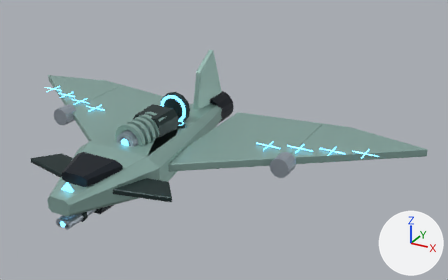
What one commit did to the glTF model public/assets/models/reference/s12.glb.
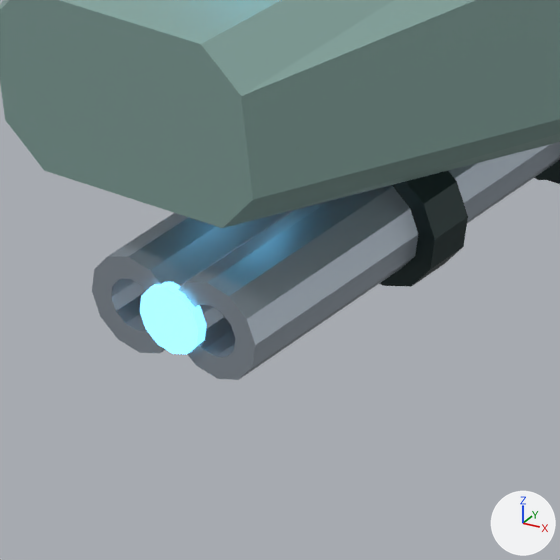
The first picture shows the older version from a 50 mm camera at (5.48, -7.59, 5.48) aimed at (1.15, 0.28, 1.55). The close-ups show the older and then the newer version on the part from 11% to 21% of the width and 70% to 87% of the height of that picture. Only the edits that show in the close-ups are written down. Every picture has the same lights, and +X, +Y and +Z are marked at lower right. Where no turn or scale is listed for an object, it has been applied to the vertices.

Before the edit, the objects in view are built like this:
```python
me_export_gun_recoil_steel = bpy.data.meshes.new('Export_gun_recoil_steel')
me_export_gun_recoil_steel.from_pydata(...)  # 96 vertices, 192 faces; spans x -0.125..0.125, y -0.9..-0.2, z -0.065..0.065
me_export_gun_recoil_steel.materials.append(mat_steel)  # light grey #b1bcc7
me_export_light_muzzle_glow = bpy.data.meshes.new('Export_light_muzzle_glow')
me_export_light_muzzle_glow.from_pydata(...)  # a 12-sided cylinder along y spanning x -0.045..0.045, y -0.007..0.007, z -0.045..0.045
me_export_light_muzzle_glow.materials.append(mat_glow)  # blue #79d5ff, glowing blue #79d5ff
me_export_tilt_armor = bpy.data.meshes.new('Export_tilt_armor')
me_export_tilt_armor.from_pydata(...)  # 56 vertices, 104 faces; spans x -0.75..0.75, y -2.26..2.35, z -0.32..1.16
me_export_tilt_armor.materials.append(mat_armor)  # greyish cyan #9dbfb8
ob_export_gun_recoil_steel = bpy.data.objects.new('Export_gun_recoil_steel', me_export_gun_recoil_steel)
ob_export_gun_recoil_steel.location = (0.0, -1.316, 1.001)
ob_export_light_muzzle_glow = bpy.data.objects.new('Export_light_muzzle_glow', me_export_light_muzzle_glow)
ob_export_light_muzzle_glow.location = (0.0, -2.216, 1.001)
ob_export_tilt_armor = bpy.data.objects.new('Export_tilt_armor', me_export_tilt_armor)
ob_export_tilt_armor.location = (0.0, 0.0, 1.301)
# also in view: 'Export_gun_recoil_shade' at (0.0, -1.76, 1.0)
```
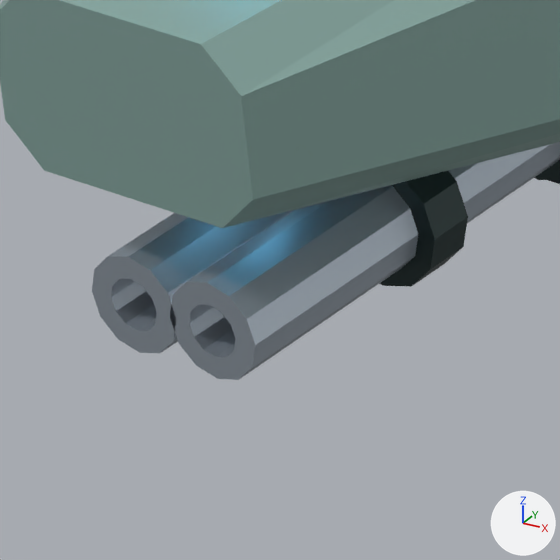
Changed parts and their boxes (x1, y1, x2, y2) in the close-ups (560 x 560 px):
'Export_light_muzzle_glow', deleted (blue)
    before: (140, 282, 207, 354)

What changed in the scene script:
```text
Remove ob_export_light_muzzle_glow:
    ob_export_light_muzzle_glow = bpy.data.objects.new('Export_light_muzzle_glow', me_export_light_muzzle_glow)
    ob_export_light_muzzle_glow.location = (0.0, -2.216, 1.001)
```
